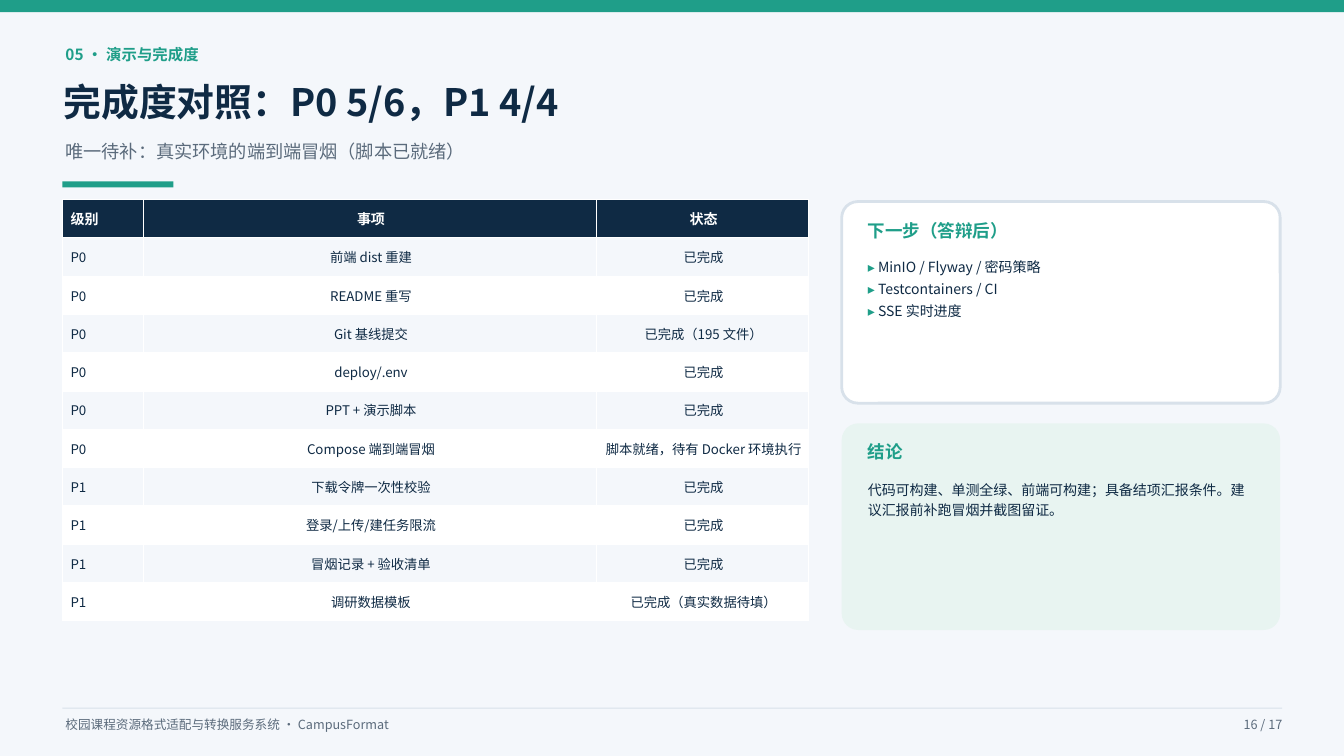
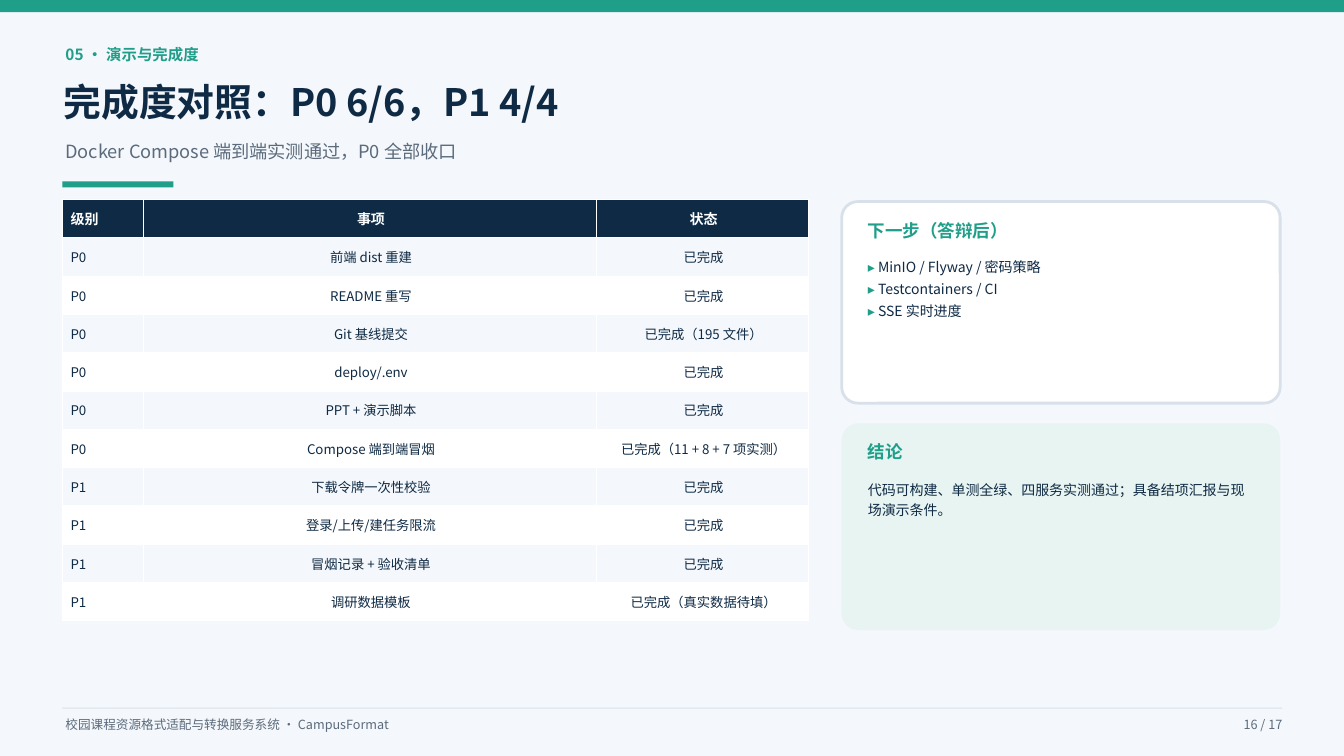
Before and after one commit to Pigdong123/----------------------, a slide deck: slide 16 of 项目人工周期/2026.10.26（第2~5周）/校园课程资源格式适配与转换服务系统-结项汇报.pptx. Drawn at 1344x756 pixels with LibreOffice and Linux fonts; fonts in the diff are those of the drawing. Boxes give left, top, right and bottom in pixels: in the first picture for what was removed or moved away, otherwise in the second. Text is boxed around its words. In the diff, an @@ line names an element or a change of style, - is before the commit and + after.

Commit message:
test/docs: 补充三组端到端验证、结项报告与答辩材料

```diff
--- a/项目人工周期/2026.10.26（第2~5周）/校园课程资源格式适配与转换服务系统-结项汇报.pptx
+++ b/项目人工周期/2026.10.26（第2~5周）/校园课程资源格式适配与转换服务系统-结项汇报.pptx
@@ text at (x1=63, y1=83, x2=559, y2=123): text changed @@
-完成度对照：P0 5/6，P1 4/4
+完成度对照：P0 6/6，P1 4/4
@@ text at (x1=65, y1=143, x2=457, y2=162): text changed @@
-唯一待补：真实环境的端到端冒烟（脚本已就绪）
+Docker Compose 端到端实测通过，P0 全部收口
@@ table at (x1=63, y1=200, x2=809, y2=621) @@
-row 7, column 3: 脚本就绪，待有 Docker 环境执行
+row 7, column 3: 已完成（11 + 8 + 7 项实测）
@@ text at (x1=868, y1=483, x2=1245, y2=516): text changed @@
-代码可构建、单测全绿、前端可构建；具备结项汇报条件。建议汇报前补跑冒烟并截图留证。
+代码可构建、单测全绿、四服务实测通过；具备结项汇报与现场演示条件。
```
Also in this commit, not shown: 1 other slide changed, 7 other files.
